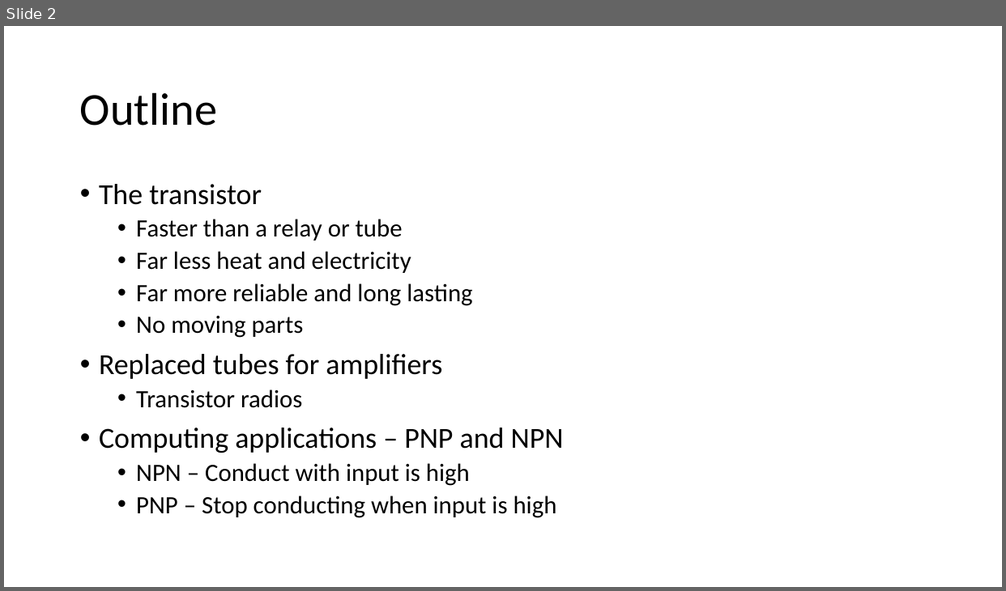
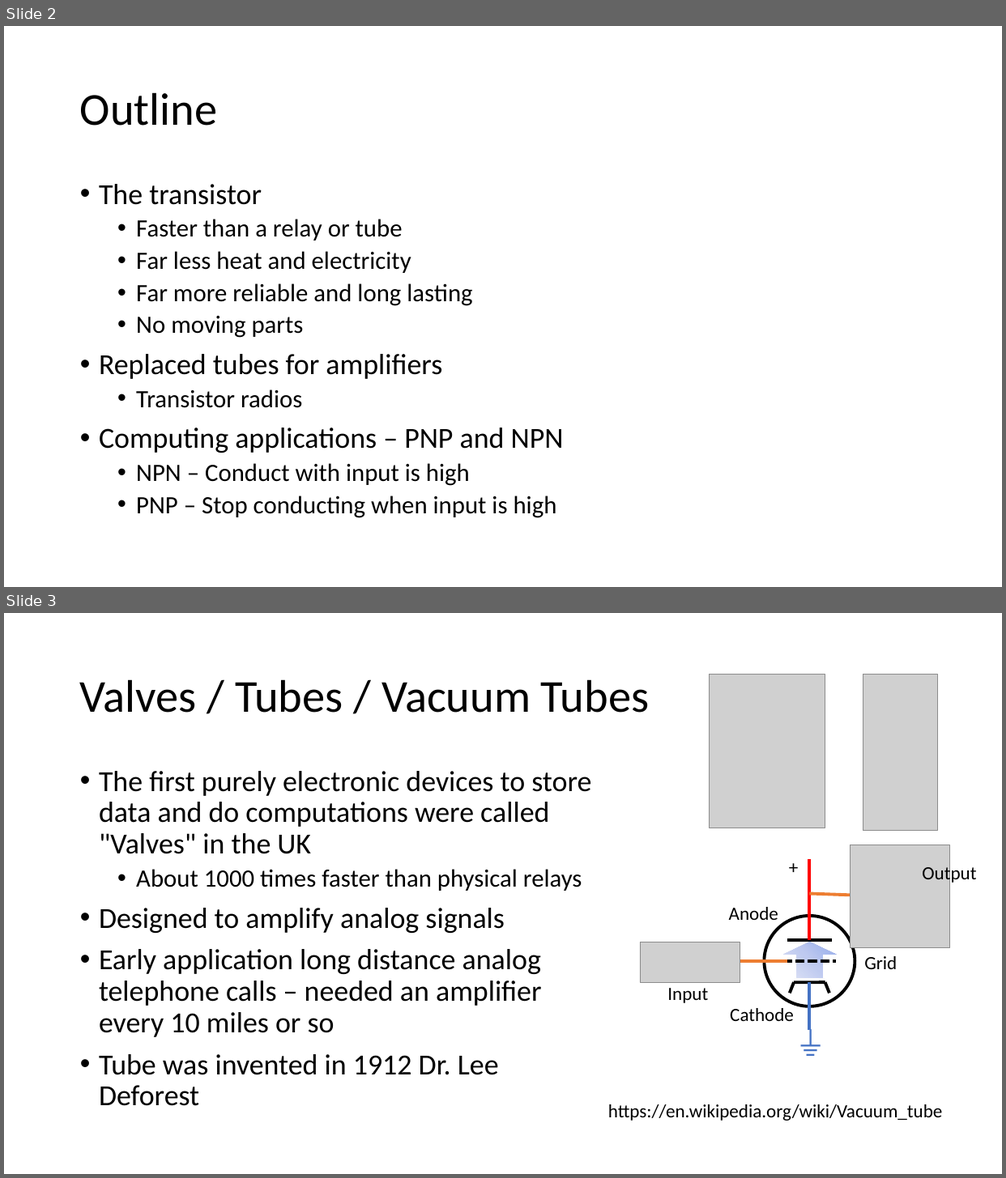
Before and after one commit to csev/ca4e, a slide deck: lectures/02-SolidState.pptx. Shown one above the other, each under a label of ours: slide 2 before the commit, slides 2 and 3 after it. The pictures are 1006x591 and 1006x1178 pixels, drawn with LibreOffice and Linux fonts; fonts in the diff are those of the drawing; grey boxes stand for pictures. Boxes give left, top, right and bottom in pixels: in the first picture for what was removed or moved away, otherwise in the second. Text is boxed around its words. In the diff, an @@ line names an element or a change of style, - is before the commit and + after.

```diff
--- a/lectures/02-SolidState.pptx
+++ b/lectures/02-SolidState.pptx
@@ slide 3 added at bbox=[4, 613, 1002, 1174], background #FFFFFF @@
@@ title added at bbox=[80, 679, 649, 713], 44 pt, text #000000 @@
+Valves / Tubes / Vacuum Tubes
@@ picture added at bbox=[710, 675, 825, 828] @@
@@ picture added at bbox=[863, 675, 938, 831] @@
@@ text added at bbox=[99, 771, 591, 1106], 28 pt, text #000000 @@
+• The first purely electronic devices to store data and do computations were called "Valves" in the UK
+  • About 1000 times faster than physical relays
+• Designed to amplify analog signals
+• Early application long distance analog telephone calls – needed an amplifier every 10 miles or so
+• Tube was invented in 1912 Dr. Lee Deforest
@@ text added at bbox=[782, 852, 807, 882], 18 pt, text #000000 @@
++
@@ picture added at bbox=[850, 845, 950, 948] @@
@@ line added from (809, 859) to (809, 940), #FF0000 3 pt @@
@@ text added at bbox=[922, 864, 976, 885], 18 pt, text #000000 @@
+Output
@@ line added from (809, 894) to (886, 897), #ED7D31 3 pt @@
@@ text added at bbox=[729, 907, 778, 920], 18 pt, text #000000 @@
+Anode
@@ ellipse added at bbox=[765, 916, 855, 1007], outline #000000 3 pt @@
@@ picture added at bbox=[641, 943, 740, 982] @@
@@ right arrow added at bbox=[783, 942, 836, 978], fill gradient #96ABEA to #C0CBF0 to #E0E5F7 @@
@@ line added from (787, 940) to (832, 940), #000000 3 pt @@
@@ line added from (710, 961) to (787, 961), #ED7D31 3 pt @@
@@ line added from (782, 961) to (837, 961), #000000 3 pt dashed @@
@@ text added at bbox=[864, 956, 897, 969], 18 pt, text #000000 @@
+Grid
@@ text added at bbox=[667, 988, 708, 1003], 18 pt, text #000000 @@
+Input
@@ line added from (794, 983) to (790, 994), #000000 3 pt @@
@@ line added from (794, 983) to (825, 983), #000000 3 pt @@
@@ line added from (809, 983) to (809, 1030), #4472C4 3 pt @@
@@ line added from (825, 983) to (829, 994), #000000 3 pt @@
@@ text added at bbox=[730, 1005, 794, 1021], 18 pt, text #000000 @@
+Cathode
@@ text added at bbox=[791, 1020, 833, 1067], 32 pt, text #4472C4 @@
+⏚
@@ text added at bbox=[608, 1105, 943, 1121], 18 pt, text #000000 @@
+https://en.wikipedia.org/wiki/Vacuum_tube
```
Also in this commit, not shown: 3 other slides added, 6 other files.
